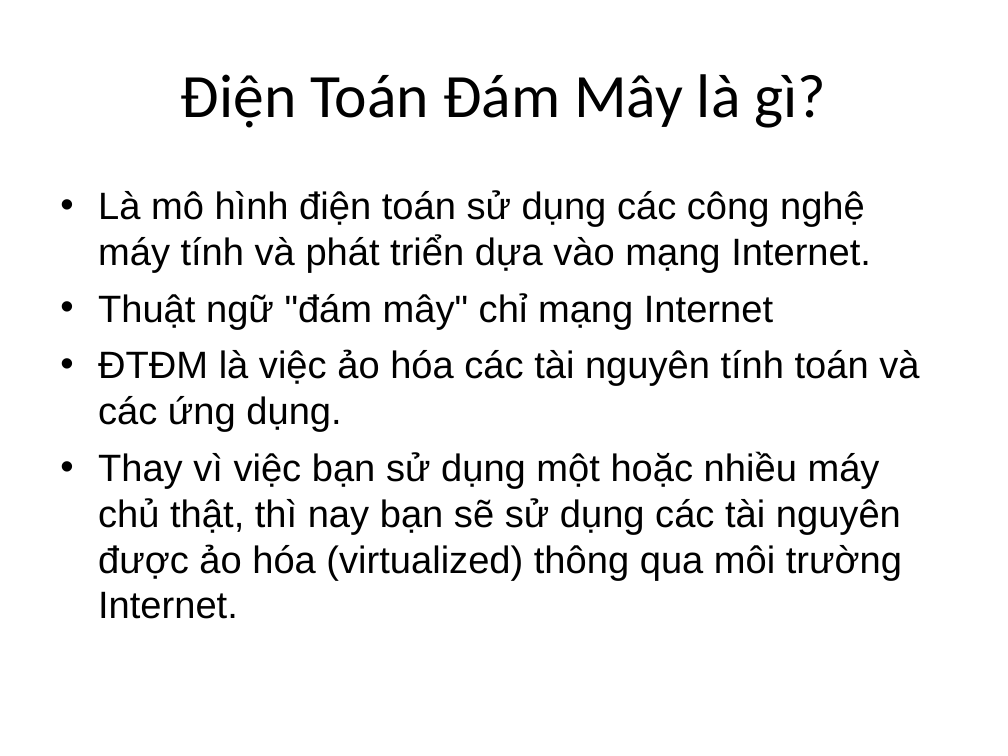
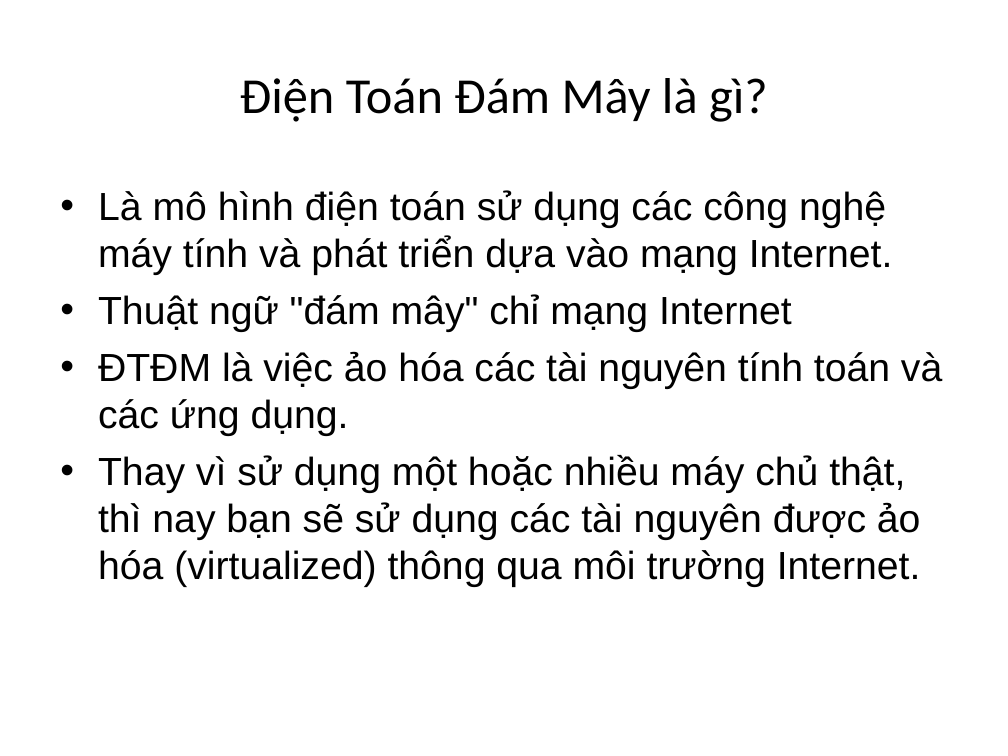
Before and after one commit to ndlongit/longnd-data, a slide deck: slide 4 of Temp/Bai tap ky nang - NDL.ppt. Drawn at 1008x756 pixels with LibreOffice and Linux fonts; fonts in the diff are those of the drawing. Boxes give left, top, right and bottom in pixels: in the first picture for what was removed or moved away, otherwise in the second. Text is boxed around its words. In the diff, an @@ line names an element or a change of style, - is before the commit and + after.

Commit message:
Format font

```diff
--- a/Temp/Bai tap ky nang - NDL.ppt
+++ b/Temp/Bai tap ky nang - NDL.ppt
@@ title "Điện Toán Đám Mây là ..." at (240,78,768,122): size 44 to 36 pt @@
@@ text at (98,190,942,436): size 27.2 to 28 pt in "Là mô hình điện toán sử dụng ...", "Thuật ngữ "đám mây" chỉ mạng Internet", "ĐTĐM là việc ảo hóa các tài ..."; less space between paragraphs @@
@@ text at (98,455,921,587): text changed; size 27.2 to 28 pt @@
-• Thay vì việc bạn sử dụng một hoặc nhiều máy chủ thật, thì nay bạn sẽ sử dụng các tài nguyên được ảo hóa (virtualized) thông qua môi trường Internet.
+• Thay vì sử dụng một hoặc nhiều máy chủ thật, thì nay bạn sẽ sử dụng các tài nguyên được ảo hóa (virtualized) thông qua môi trường Internet.
```
Also in this commit, not shown: 8 other slides changed.
